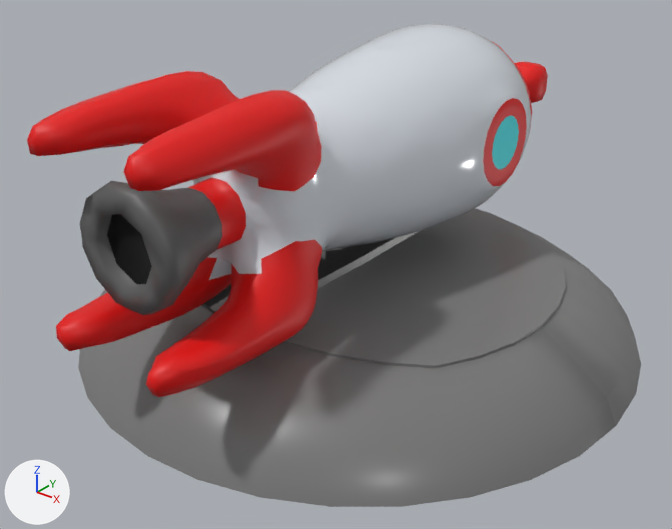
Renders of the Blender file Assets/towers/tower_4_toyrocket.blend from each side of a commit.
One viewpoint serves both versions: a camera (50 mm lens) standing at (3.99, -5.27, 4.03) and looking at (-0.05, -0.23, 0.91). The lights are fixed; the arrows at lower left show +X, +Y and +Z.

The first picture shows 'Pad', 'Rocket', 'Wing_L', 'Wing_R'.
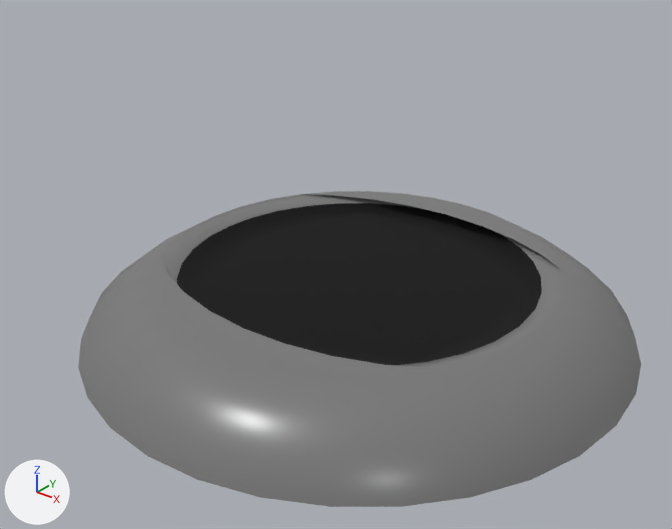
Pixel boxes [x1, y1, x2, y2] of what changed, in the pictures (672 x 529 px):
'Rocket', hidden: before [27, 24, 548, 397]
'Wing_R', hidden: before [282, 217, 566, 368]
'Wing_L', hidden: before [202, 231, 419, 313]

Patch to the scene script:
```diff
--- a/Assets/towers/tower_4_toyrocket.blend.py
+++ b/Assets/towers/tower_4_toyrocket.blend.py
@@ me_circle_001 @@
 me_circle_001.from_pydata(...)  # 70 vertices, 68 faces; spans x -1.57..0.0, y -1.29..1.29, z -0.08..0.0
 # used by ob_wing_r; location = (1.589, 0.001, 0.852)
+# me_circle_001 part 2: the whole mesh is turned -180 degrees about the z axis through the mesh origin
 me_circle_001.materials.append(mat_landingpad)
@@ me_circle_002 @@
 # used by ob_wing_l; location = (-1.589, 0.001, 0.852)
-me_circle_002.from_pydata(...)  # 105 vertices, 112 faces; spans x 0.0..1.54, y -1.29..1.29, z -0.08..0.0
+me_circle_002.from_pydata(...)  # 70 vertices, 68 faces; spans x -1.57..0.0, y -1.29..1.29, z -0.08..0.0
+# me_circle_002 part 1
+# 103 vertices are removed from x 0.0..1.54, y -1.29..1.29, z -0.08..0.0
+# 112 faces are deleted
+# 49 vertices are added at x -1.57..-0.03, y -1.29..1.29, z -0.08..0.0
+# 19 new vertices lie (0.0, 0.0, 0.08) away from vertices in x -1.57..-0.03, y -1.29..1.29, z -0.08
+# 68 new faces join them
 me_circle_002.materials.append(mat_landingpad)
@@ ob_wing_r @@
 ob_wing_r = bpy.data.objects.new('Wing_R', me_circle_001)
-ob_wing_r.location = (1.589, 0.001, 0.852)
+ob_wing_r.location = (-1.589, -0.001, 0.852)
+ob_wing_r.hide_set(True)
@@ ob_wing_l @@
 ob_wing_l = bpy.data.objects.new('Wing_L', me_circle_002)
-ob_wing_l.location = (-1.589, 0.001, 0.852)
+ob_wing_l.location = (1.589, 0.001, 0.852)
+ob_wing_l.hide_set(True)
@@ ob_rocket @@
 ob_rocket.location = (0.0, 0.0, 0.0)
+ob_rocket.hide_set(True)
```
